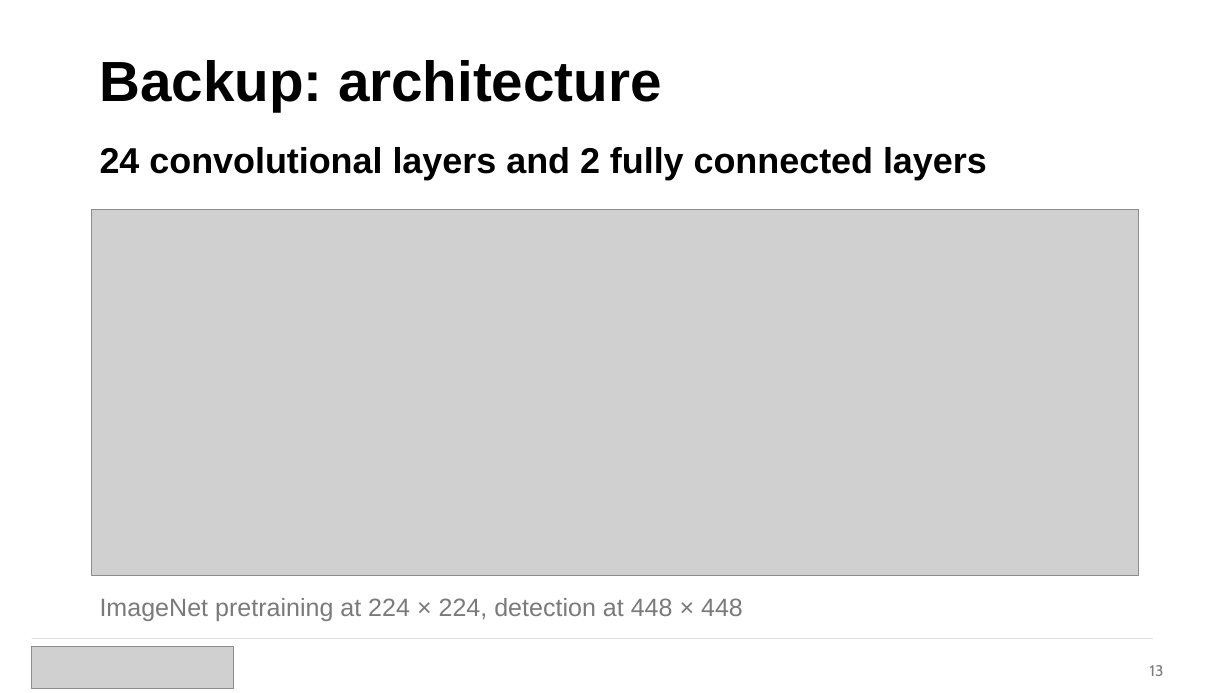
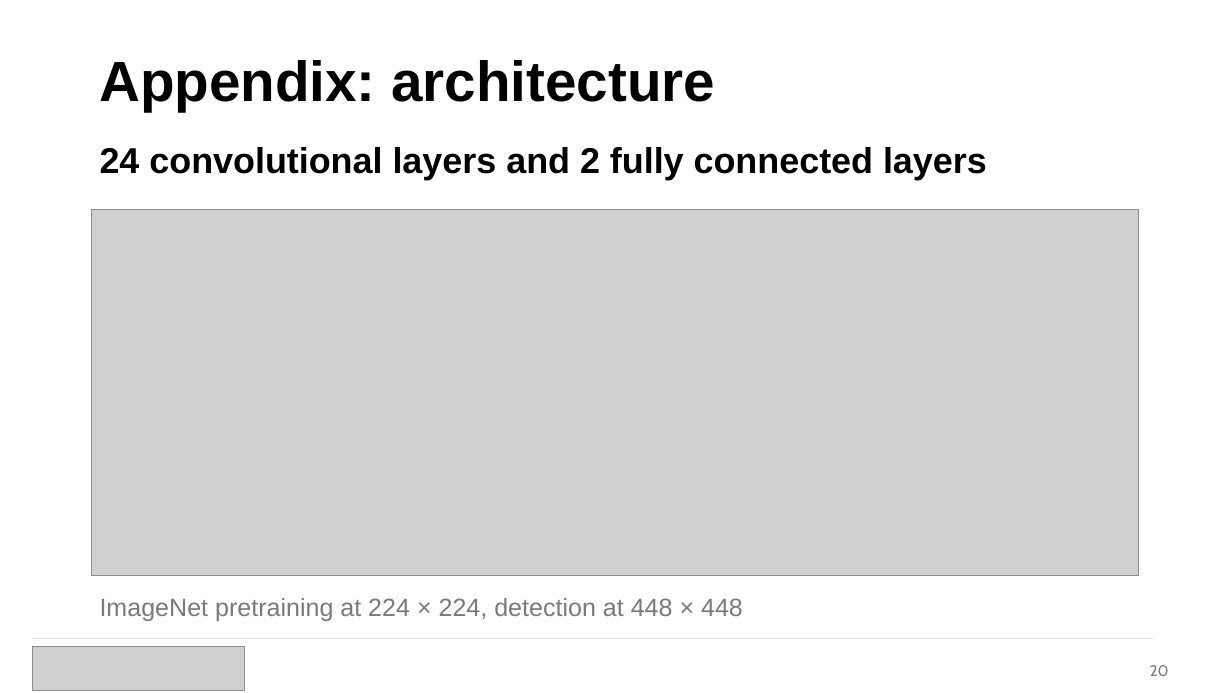
Before and after one commit to navrajkambo/EECE568_26-27, a slide deck: slide 20 of Paper Presentation/YOLO - UBC EECE 568.pptx (slide 13 before the commit). Drawn at 1232x693 pixels with LibreOffice and Linux fonts; fonts in the diff are those of the drawing; grey boxes stand for pictures. Boxes give left, top, right and bottom in pixels: in the first picture for what was removed or moved away, otherwise in the second. Text is boxed around its words. In the diff, an @@ line names an element or a change of style, - is before the commit and + after.

```diff
--- a/Paper Presentation/YOLO - UBC EECE 568.pptx
+++ b/Paper Presentation/YOLO - UBC EECE 568.pptx
@@ text at (100,60,714,111): text changed @@
-Backup: architecture
+Appendix: architecture
@@ picture: place and size @@
-picture at (31,647,234,689)
+picture at (32,646,245,690)
@@ text at (1150,665,1169,676): text changed @@
-13
+20
```
Also in this commit, not shown: 14 other slides changed, 7 slides added, 1 other file.
